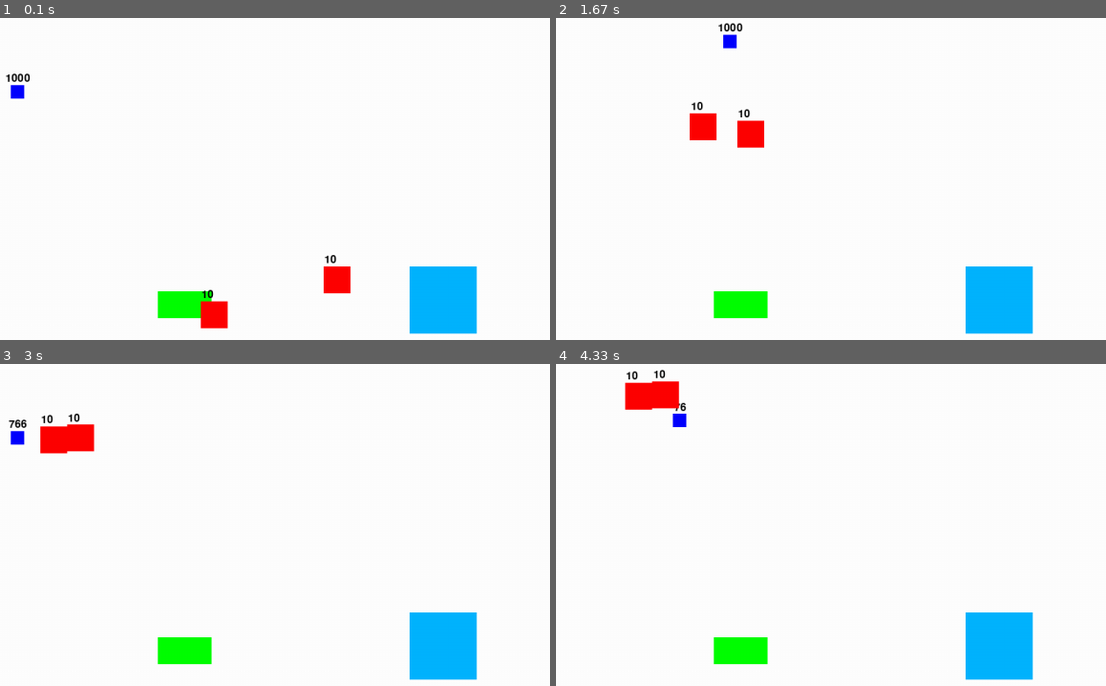
Above: before the commit, frames 1-4 (two rows, left to right).
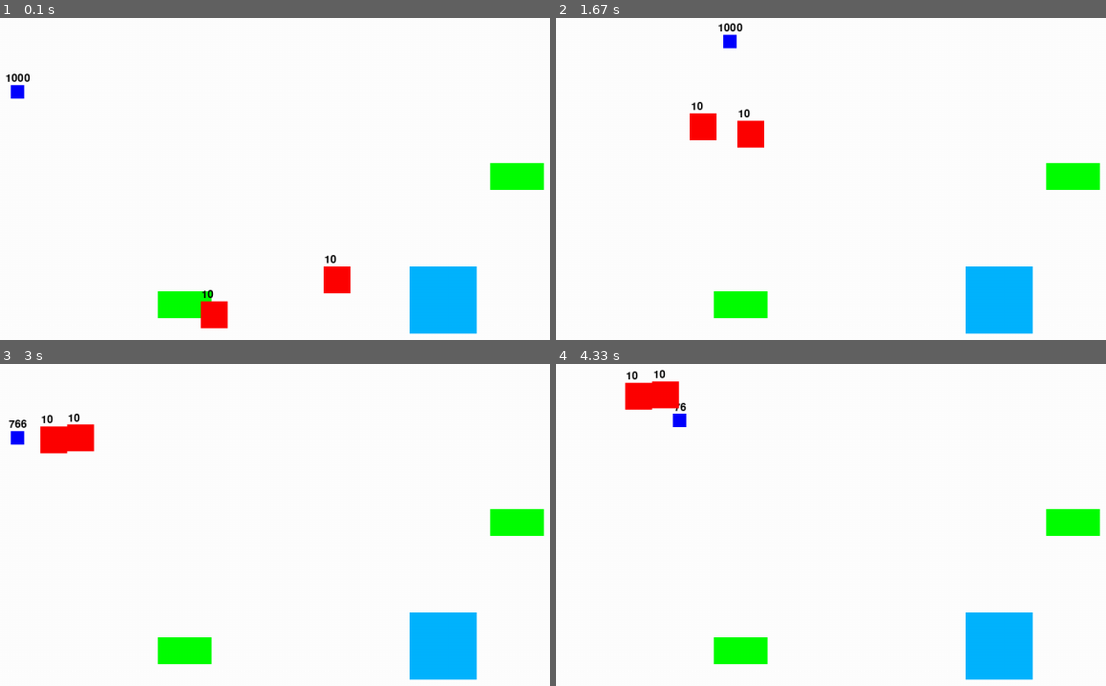
Above: after the commit, the same moments.

Repository: raphaeldupoux2/Jeux_video_pygame
Game: pygame game, started from main.py
Same seed, same stepped clock (60 frames per second), same inputs: the game is played once before the commit and once after it.
Inputs:
- Up to frame 1 (0.1 s): no input
- Up to frame 2 (1.67 s): hold Right 0.33-0.8 s; hold Up 0.83-1.13 s; hold Right 1.17-1.63 s
- Up to frame 3 (3 s): hold Left 1.67-2.2 s; hold Down 2.23-2.53 s; hold Left 2.57-2.97 s
- Up to frame 4 (4.33 s): hold Up 3-3.37 s; hold Right 3.4-4.03 s; hold Down from 4.07 s (still down)

The runs differ from the first frame. In frame 1, 0.9% of the frame differs, in the area x 89-99%, y 44-54%; in frame 2, 0.9%; in frame 3, 0.9%; in frame 4, 0.9%.

Commit message:
fix multi buisson + clean

Diff:
--- a/acteur.py
+++ b/acteur.py
@@ -7,7 +7,7 @@
 
 class Acteur(ABC):
 
-    def __init__(self, game_instance, x, y, vel, sizeX, sizeY, couleur, solide):
+    def __init__(self, game_instance, x, y, vel, sizeX, sizeY, couleur, solide, vivant):
         self.x: float = x
         self.y: float = y
         self.vel: float = vel
@@ -18,17 +18,9 @@
         self.sizeY = sizeY
         self.couleur = couleur
         self.solide = solide
+        self.vivant = vivant
         self.direction = uniform(0, 2 * math.pi)
-
-    def limit(self):
-        if self.x < 0:
-            self.x = 0
-        if self.x + self.game_instance.player[0].sizeX > self.game_instance.width:
-            self.x = self.game_instance.width - self.game_instance.player[0].sizeX
-        if self.y < 0:
-            self.y = 0
-        if self.y + self.game_instance.player[0].sizeY > self.game_instance.hidth:
-            self.y = self.game_instance.hidth - self.game_instance.player[0].sizeY
+        self.hidden = False
 
     def prend_degat(self, degat: float):
         self.pv -= degat
@@ -54,7 +46,7 @@
         if not self.solide:
             return
 
-        for sol in filter(lambda x: x.solide, self.game_instance.acteurs):
+        for sol in self.game_instance.solides:
             if sol != self and sol.touche(self):
                 new_x = self.x
                 self.x = old_x
--- a/buisson.py
+++ b/buisson.py
@@ -5,11 +5,12 @@
 
 class Buisson(Acteur):
     def __init__(self, game_instance):
-        super().__init__(game_instance, randint(300, 1000), randint(200, 450), 0, 80, 40, (0, 255, 0), False)
+        super().__init__(game_instance, randint(300, 1000), randint(200, 450), 0, 80, 40, (0, 255, 0), False, False)
 
-    def hide(self, acteur_affecte: list):
-        for acteur in acteur_affecte:
-            acteur.hidden = self.touche(acteur)
+    def hide(self, vivant):
+        if self.touche(vivant):
+            vivant.hidden = True
 
     def comportement(self):
-        self.hide(self.game_instance.etre_vivant)
+        for vivant in self.game_instance.vivants:
+            self.hide(vivant)
--- a/game_instance.py
+++ b/game_instance.py
@@ -4,6 +4,7 @@
 
 
 class Game_instance:
+
     def __init__(self, titre, width=1280, hidth=720, color=WHITE):
         self.titre = titre
         self.width = width
@@ -12,12 +13,24 @@
         self.win = pygame.display.set_mode((self.width, self.hidth))
         pygame.display.set_caption(self.titre)
         self.run = True
-        self.player = []
-        self.mechant = []
-        self.buisson = []
-        self.source = []
-        self.etre_vivant = self.mechant + self.player
         self.acteurs = []
+        self.players = []
+        self.vivants_save = None
+        self.solides_save = None
+
+    @property
+    def vivants(self):
+        if self.vivants_save is not None:
+            return self.vivants_save
+
+        return filter(lambda x: x.vivant, self.acteurs)
+
+    @property
+    def solides(self):
+        if self.solides_save is not None:
+            return self.solides_save
+
+        return filter(lambda x: x.solide, self.acteurs)
 
     def affiche_pv(self, acteur):
         font = pygame.font.Font('freesansbold.ttf', 16)
@@ -35,6 +48,9 @@
 
     def update(self):
         for acteur in self.acteurs:
+            acteur.hidden = False
+
+        for acteur in self.acteurs:
             acteur.comportement()
 
         self.draw_game()
--- a/main.py
+++ b/main.py
@@ -29,22 +29,12 @@
 
     # Le décors est créé en premier pour qu'il soit à l'arrière plan.
     buisson1 = Buisson(game)
-    game.buisson.append(buisson1)
+    buisson2 = Buisson(game)
     source1 = Source(game)
-    game.source.append(source1)
-
     player1 = Player(game)
-    game.player.append(player1)
-
-
+    game.players.append(player1)
     mechant1 = Mechant(game, player1)
     mechant2 = Mechant(game, player1)
-    game.mechant.append(mechant1)
-    game.mechant.append(mechant2)
-
-    game.etre_vivant = game.mechant + game.player
-
-
 
     print("start")
     while game.run:
@@ -54,8 +44,6 @@
 
     pdb = Game_instance("Paradis des Bouseux", color=BROWN)
     player1.game_instance = pdb
-    pdb.player.append(player1)
-    pdb.acteurs.append(player1)
 
     while True:
         player1.game_instance = pdb
--- a/mechant.py
+++ b/mechant.py
@@ -7,7 +7,7 @@
 class Mechant(Acteur):
 
     def __init__(self, game_instance, cible):
-        super().__init__(game_instance, randint(300, 1000), randint(200, 550), 0.4, 40, 40, (255, 0, 0), True)
+        super().__init__(game_instance, randint(300, 1000), randint(200, 550), 0.4, 40, 40, (255, 0, 0), True, True)
         self.cible = cible
         self.cible_atteinte = False
         self.hidden = False
@@ -31,7 +31,6 @@
 
     def move(self):
         self.cible_atteinte = False
-        self.limit()
         if self.cible.hidden is False:
             if not self.touche(self.cible, marge=1):
                 self.vel = 0.4
--- a/player.py
+++ b/player.py
@@ -8,13 +8,11 @@
 class Player(Acteur):
 
     def __init__(self, game_instance):
-        super().__init__(game_instance, 100, 100, 0.5, 20, 20, (0, 0, 255), True)
-        self.hidden = False
+        super().__init__(game_instance, 100, 100, 0.5, 20, 20, (0, 0, 255), True, True)
         self.dead = False
 
     def move(self):
         keys = pygame.key.get_pressed()
-        self.limit()
         if keys[pygame.K_LEFT]:
             self.direction = math.pi
             self.bouge()
--- a/source.py
+++ b/source.py
@@ -5,12 +5,12 @@
 
 class Source(Acteur):
     def __init__(self, game_instance):
-        super().__init__(game_instance, randint(300, 1000), randint(200, 450), 0, 100, 100, (0, 180, 255), False)
+        super().__init__(game_instance, randint(300, 1000), randint(200, 450), 0, 100, 100, (0, 180, 255), False, True)
 
-    def heal(self, acteur_affecte: list):
-        for acteur in acteur_affecte:
-            if self.touche(acteur):
-                acteur.pv += 1
+    def heal(self, acteur):
+        if self.touche(acteur):
+            acteur.pv += 1
 
     def comportement(self):
-        self.heal(self.game_instance.player)
+        for player in self.game_instance.players:
+            self.heal(player)
